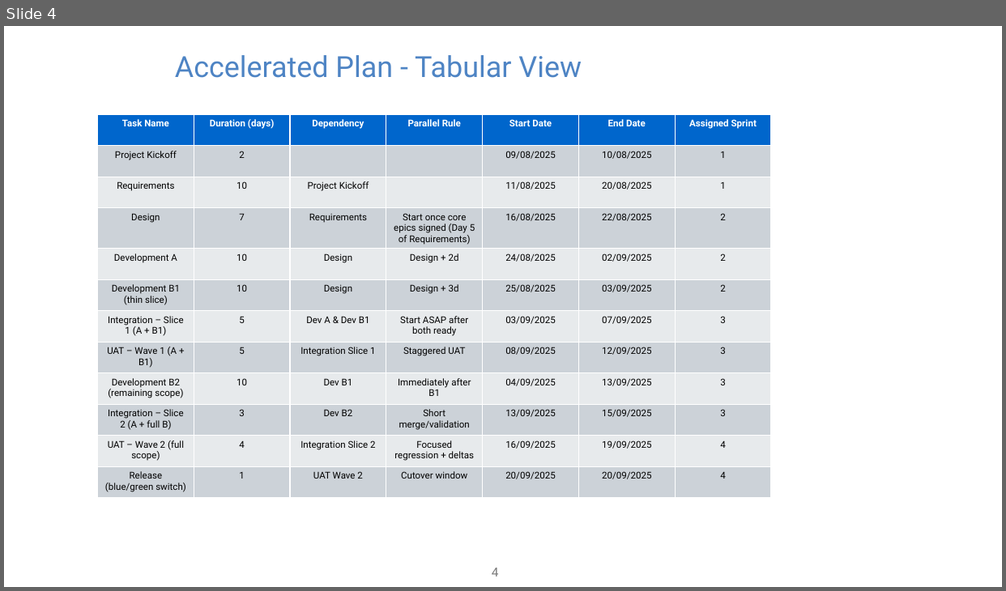
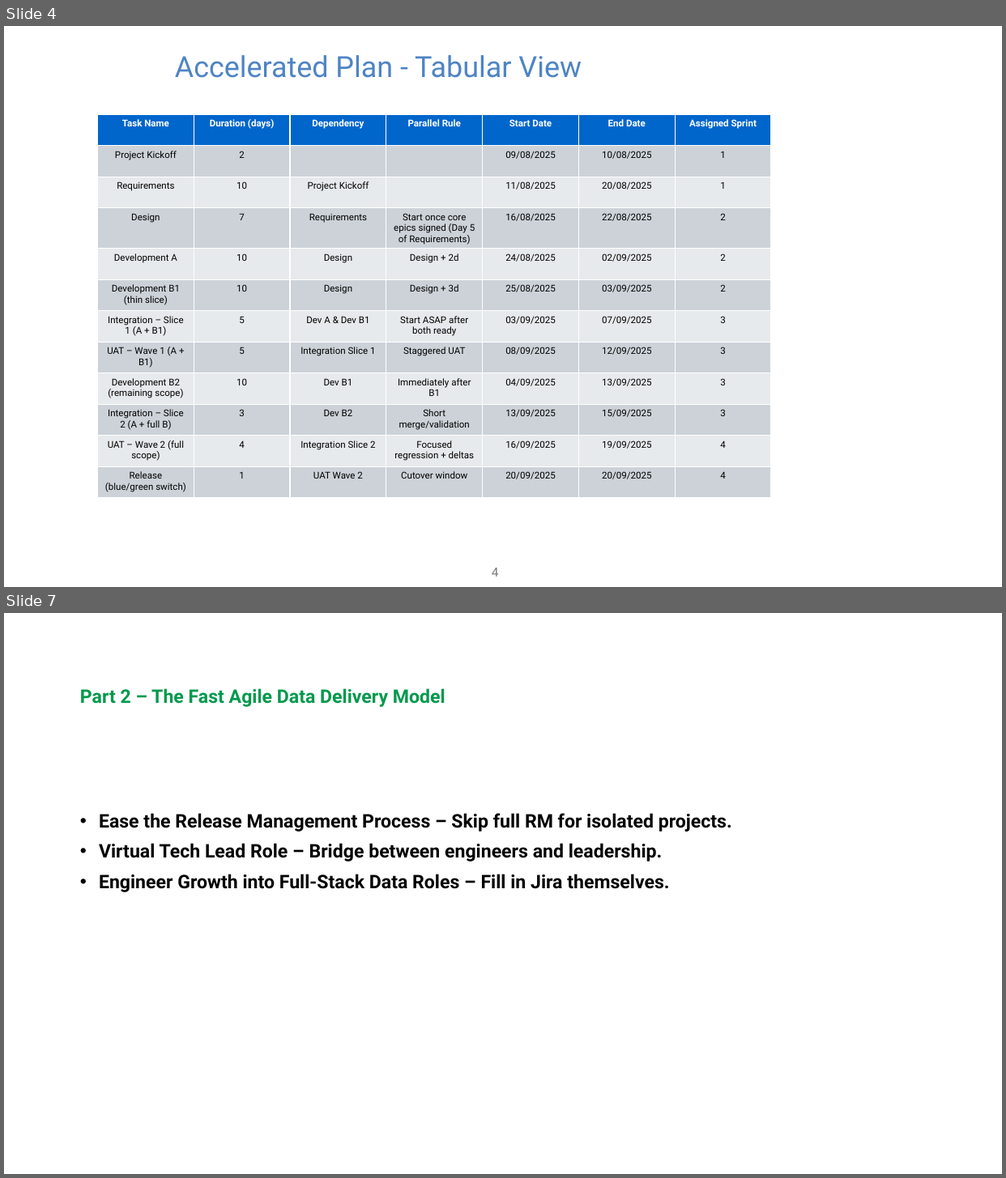
Before and after one commit to bishwanathsen11011987-cell/pace-of-delivery-data-engineering, a slide deck: Pace of Delivery.pptx. Shown one above the other, each under a label of ours: slide 4 before the commit, slides 4 and 7 after it; the slides between them are not shown. The pictures are 1006x591 and 1006x1178 pixels, drawn with LibreOffice and Linux fonts; fonts in the diff are those of the drawing. Boxes give left, top, right and bottom in pixels: in the first picture for what was removed or moved away, otherwise in the second. Text is boxed around its words. In the diff, an @@ line names an element or a change of style, - is before the commit and + after.

```diff
--- a/Pace of Delivery.pptx
+++ b/Pace of Delivery.pptx
@@ slide 7 added at (4, 613, 1002, 1174), background #FFFFFF @@
@@ title added at (80, 688, 445, 707), 18 pt, text #00994C, bold @@
+Part 2 – The Fast Agile Data Delivery Model
@@ text added at (99, 813, 732, 892), 18 pt, text #000000, bold @@
+• Ease the Release Management Process – Skip full RM for isolated projects.
+• Virtual Tech Lead Role – Bridge between engineers and leadership.
+• Engineer Growth into Full-Stack Data Roles – Fill in Jira themselves.
```
Also in this commit, not shown: 7 other slides added.
